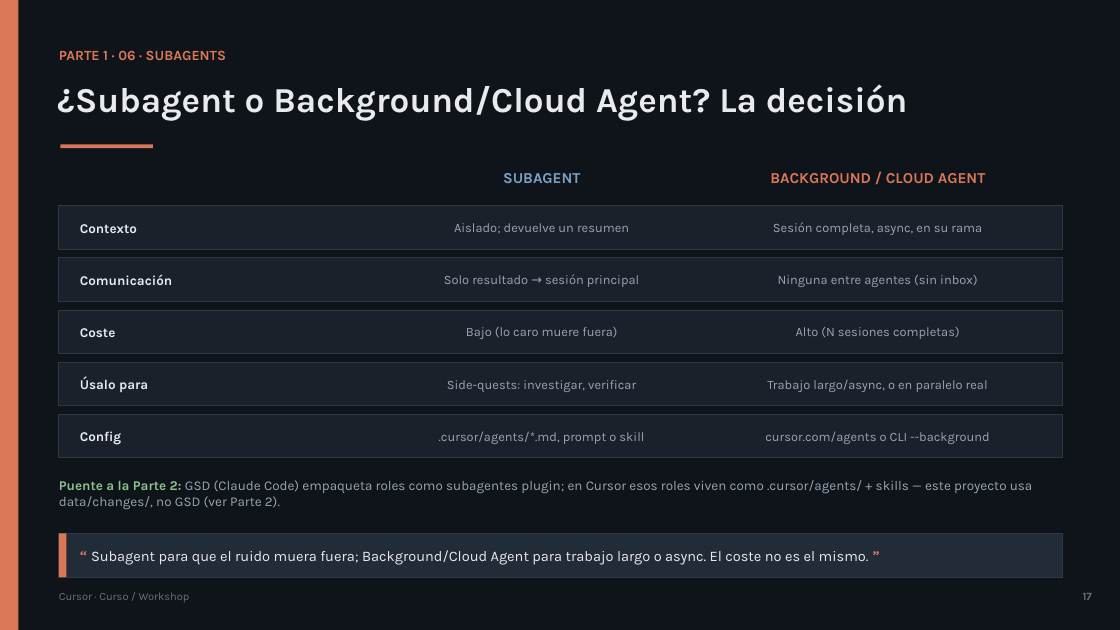
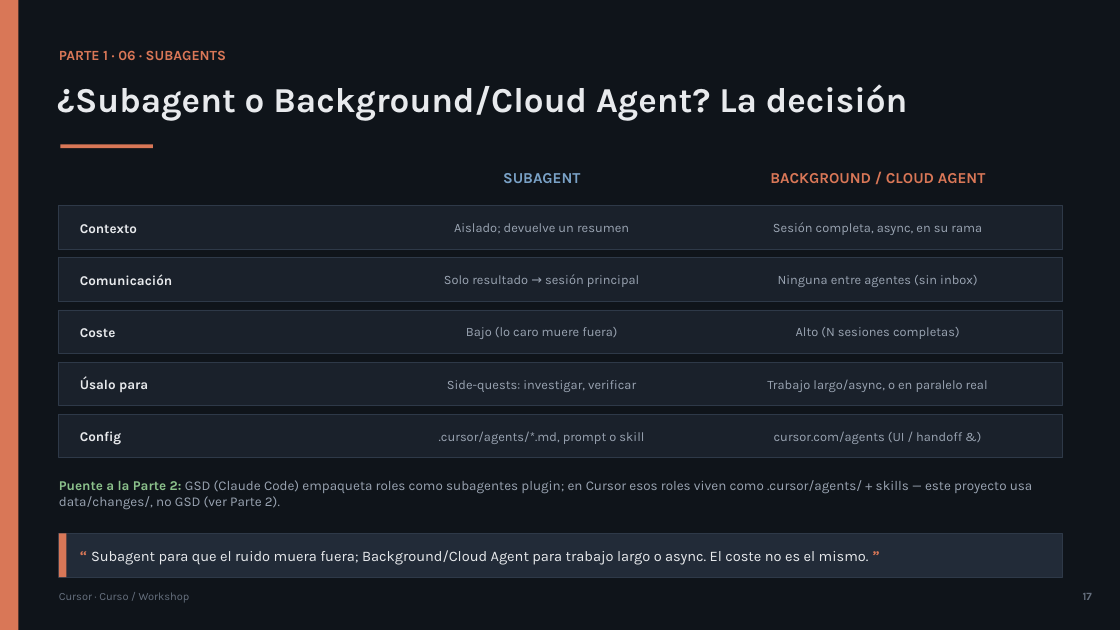
Before and after one commit to olonok69/cursor_code_ml_engineer, a slide deck: slide 17 of presentacion/Cursor_Presentacion.pptx. Drawn at 1120x630 pixels with LibreOffice and Linux fonts; fonts in the diff are those of the drawing. Boxes give left, top, right and bottom in pixels: in the first picture for what was removed or moved away, otherwise in the second. Text is boxed around its words. In the diff, an @@ line names an element or a change of style, - is before the commit and + after.

```diff
--- a/presentacion/Cursor_Presentacion.pptx
+++ b/presentacion/Cursor_Presentacion.pptx
@@ text at <box>774,431,962,444</box>: text changed @@
-cursor.com/agents o CLI --background
+cursor.com/agents (UI / handoff &)
```
Also in this commit, not shown: 4 other slides changed, 24 other files.
